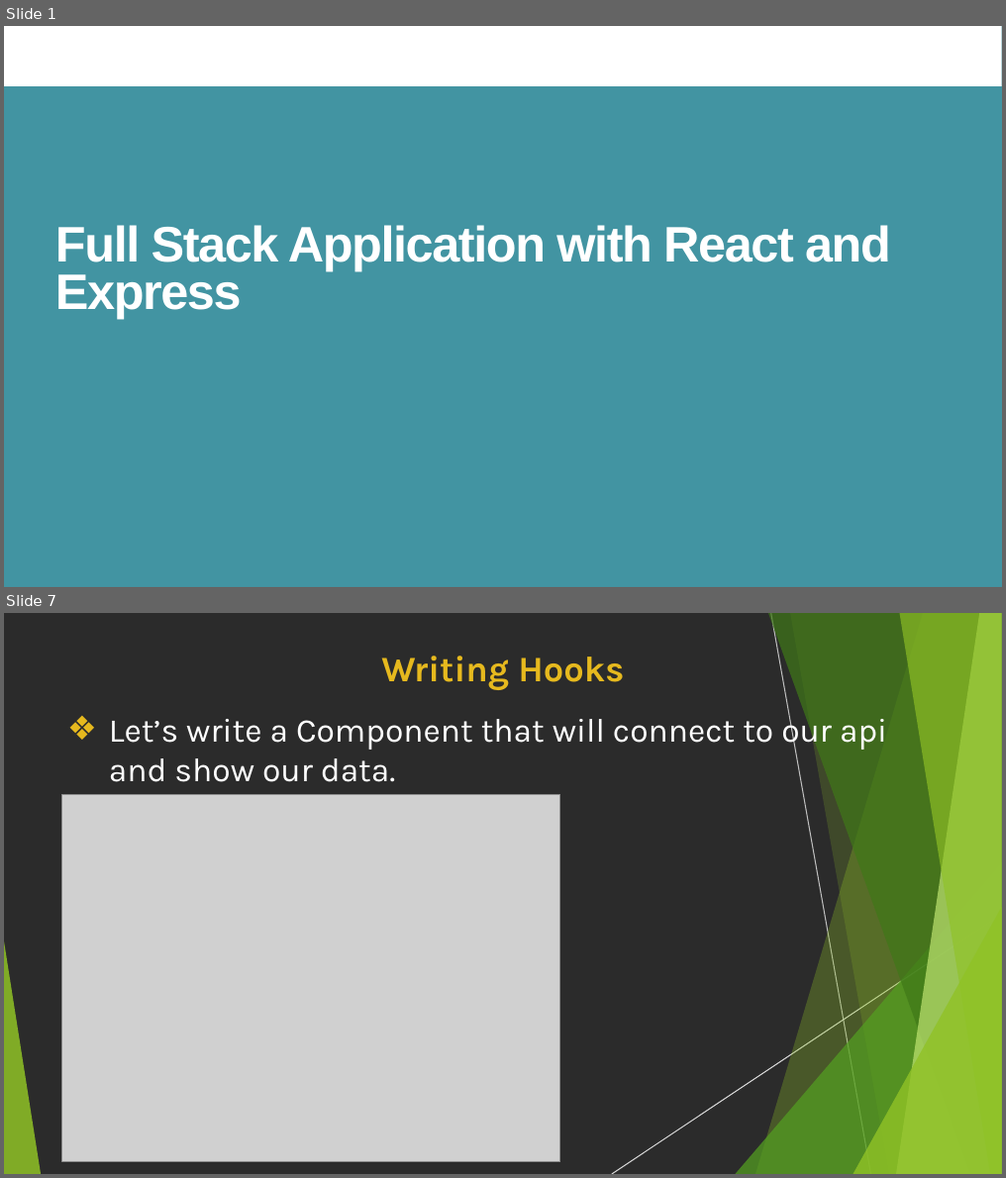
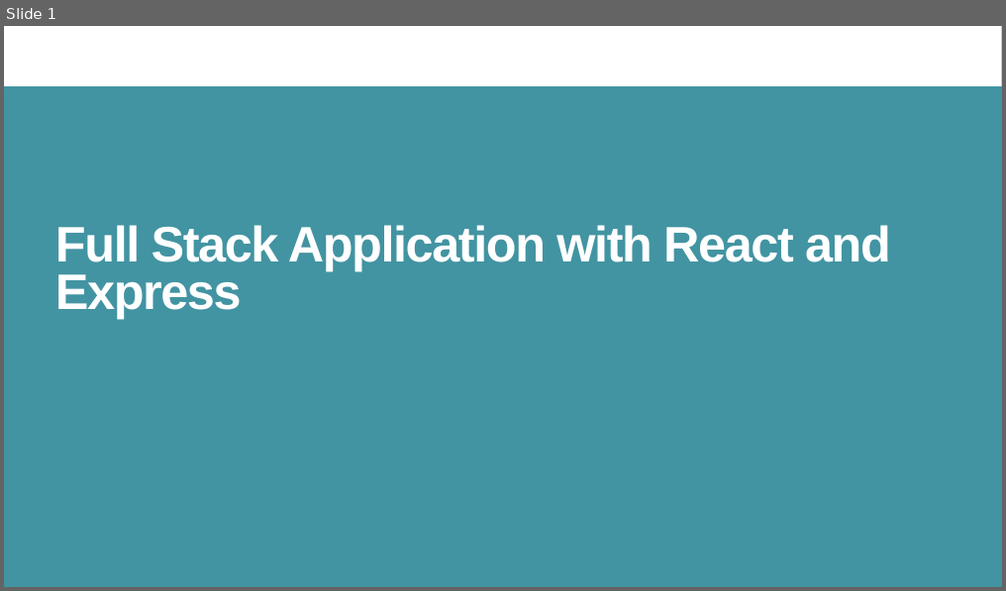
Before and after one commit to AssadMehmood/BackendNodeJS, a slide deck: Week2/Day1/FullStackWithReactAndExpress.pptx. Shown one above the other, each under a label of ours: slides 1 and 7 before the commit, slide 1 after it; the slides between them are not shown. The pictures are 1006x1178 and 1006x591 pixels, drawn with LibreOffice and Linux fonts; fonts in the diff are those of the drawing; grey boxes stand for pictures; background and template pictures are left out; a plain dark background stands for a picture behind light text. Boxes give left, top, right and bottom in pixels: in the first picture for what was removed or moved away, otherwise in the second. Text is boxed around its words. In the diff, an @@ line names an element or a change of style, - is before the commit and + after.

```diff
--- a/Week2/Day1/FullStackWithReactAndExpress.pptx
+++ b/Week2/Day1/FullStackWithReactAndExpress.pptx
@@ slide 7 removed at <box>4,613,1002,1174</box>, background picture (left out) @@
@@ title removed at <box>381,656,624,690</box> @@
-Writing Hooks
@@ text removed at <box>109,712,887,782</box> @@
-❖ Let’s write a Component that will connect to our api and show our data.
@@ picture removed at <box>61,794,559,1162</box> @@
@@ group removed at <box>4,613,1002,1174</box>: 8 freeform shapes, 2 lines @@
```
Also in this commit, not shown: 13 slides changed, 12 other slides removed, 4 other files.
